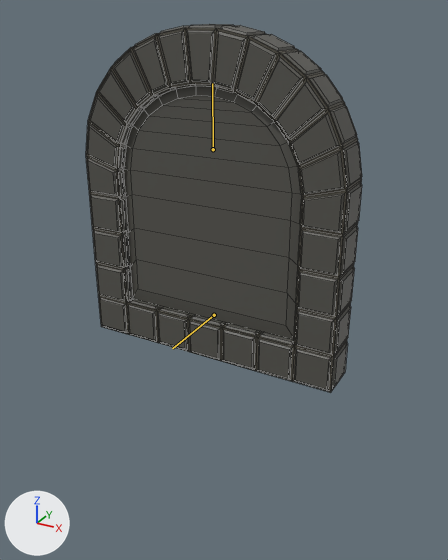
The FBX model Assets/Models/Door.L.fbx: old version first, new version second.
Camera for both pictures: a 50 mm camera at (8.26, -14.41, 8.43) aimed at (0.14, 0.35, 1.05). Every picture has the same lights, and +X, +Y and +Z are marked at lower left. The first picture is the older version. The bones that change, and the others that lie on the model, are drawn over the model as lines. Mesh edges are drawn as thin lines.

The first picture shows 'Door.L.Mesh', 'Gate.L.Door'.
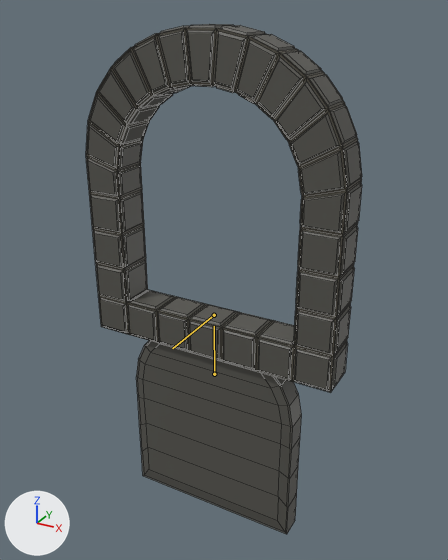
The newer file adds an action. The first version stands in its rest pose; the second is drawn at frame 1 of the action 'Door.L|Close.001'.

What the commit changed:
Bone 'Door' (bone_door) moves from (0.0, 0.0, 0.0) to (0.0, -7.0, 0.0).

Location of each change, (x1, y1, x2, y2) in pixels of the pictures (448 x 560 px):
'Door.L.Mesh', posed
    before: (122, 84, 302, 340)
    after: (136, 341, 302, 534)
bone 'Door', root to tip
    before: (213, 149) to (212, 83)
    after: (214, 374) to (214, 326)
